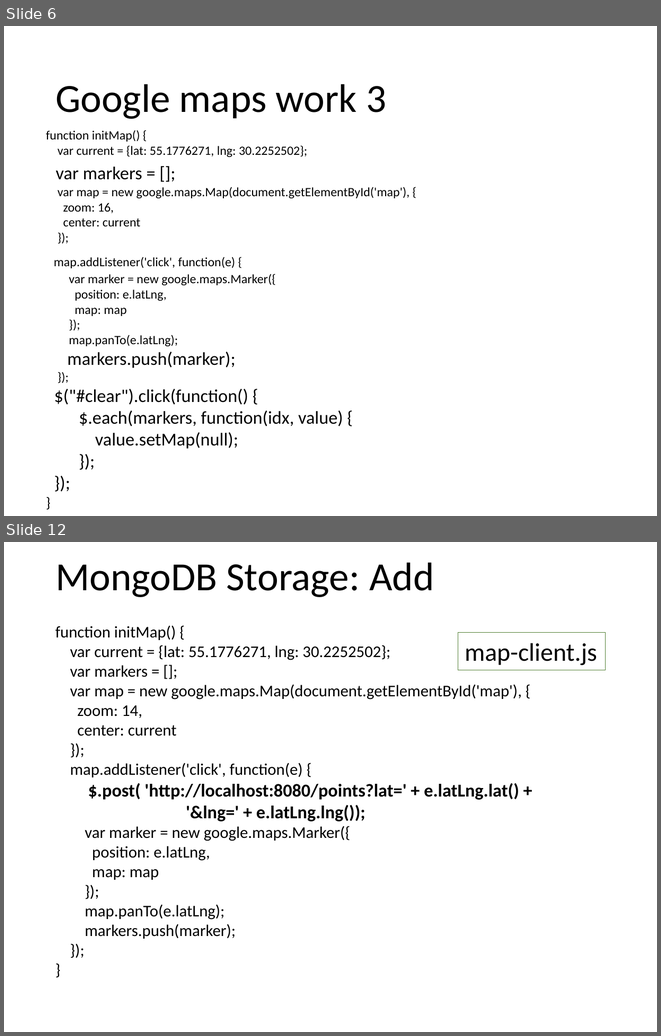
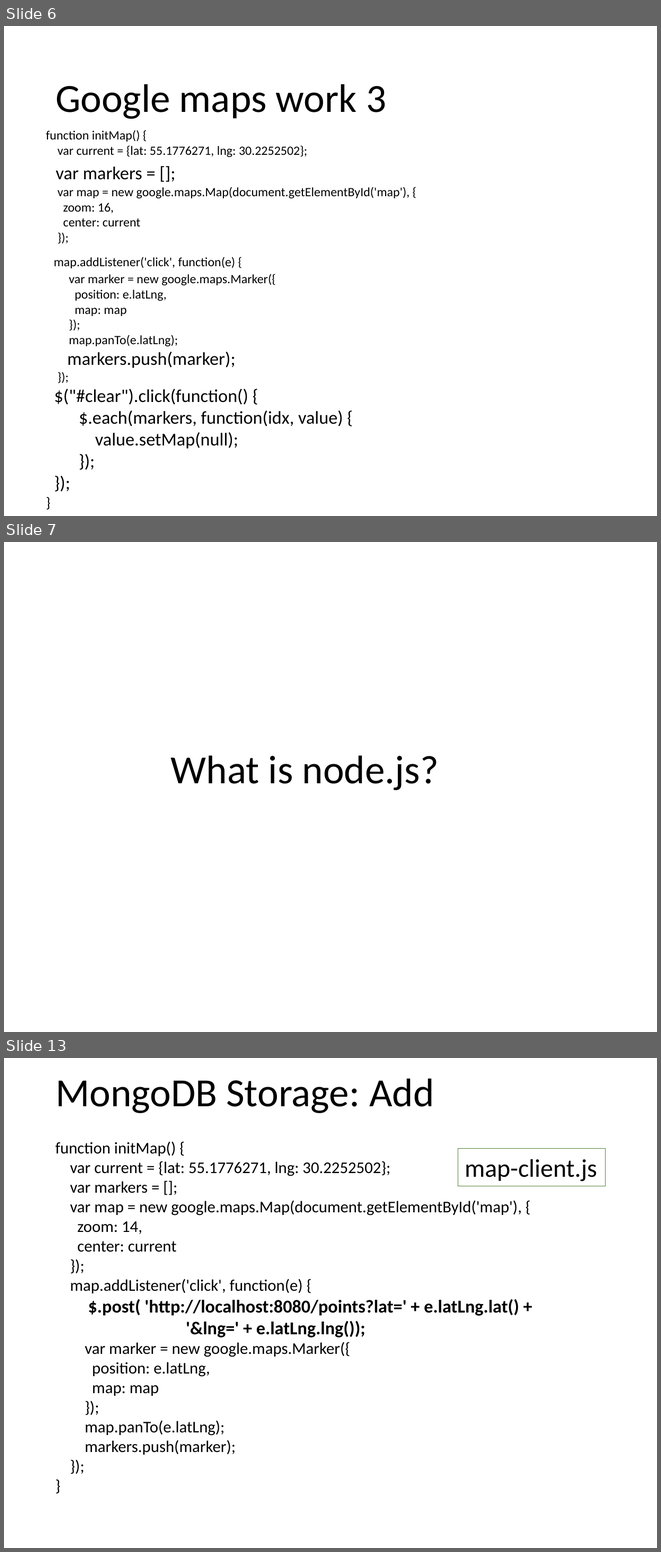
Before and after one commit to vitali-kviatkouski/vstu, a slide deck: node_js.pptx. Shown one above the other, each under a label of ours: slides 6 and 12 before the commit, slides 6, 7 and 13 after it; the slides between them are not shown. The pictures are 661x1036 and 661x1552 pixels, drawn with LibreOffice and Linux fonts; fonts in the diff are those of the drawing. Boxes give left, top, right and bottom in pixels: in the first picture for what was removed or moved away, otherwise in the second. Text is boxed around its words. In the diff, an @@ line names an element or a change of style, - is before the commit and + after.

```diff
--- a/node_js.pptx
+++ b/node_js.pptx
@@ slide 7 added at (4,542,657,1032), background #FFFFFF @@
@@ title added at (171,755,439,790), 44 pt, text #000000 @@
+What is node.js?
@@ what was slide 12 is now slide 13 @@
```
Also in this commit, not shown: 6 slides changed.
